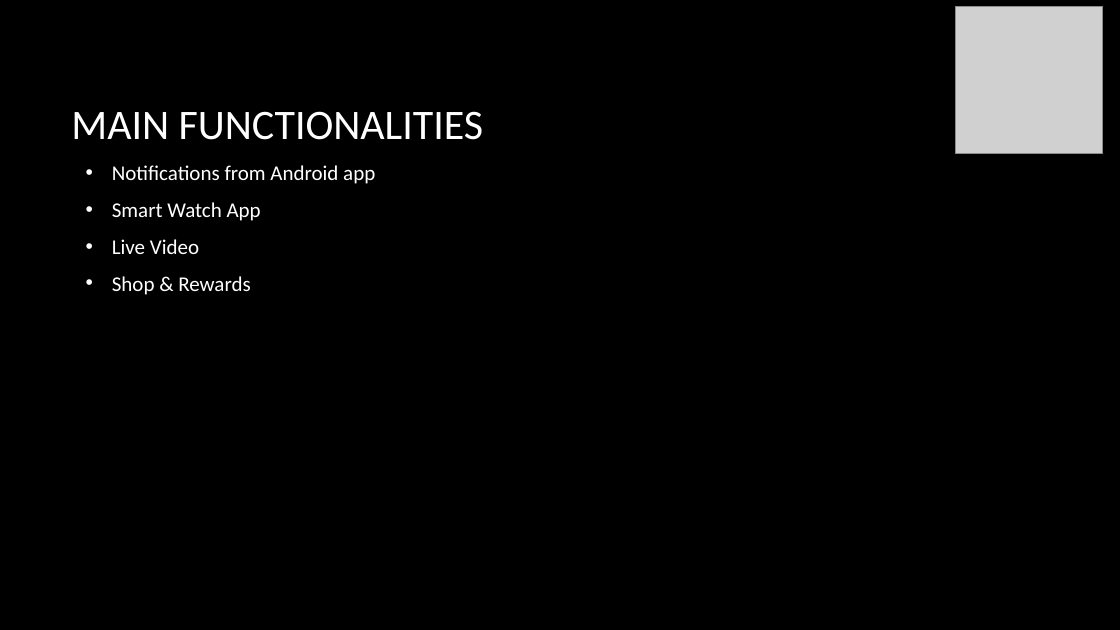
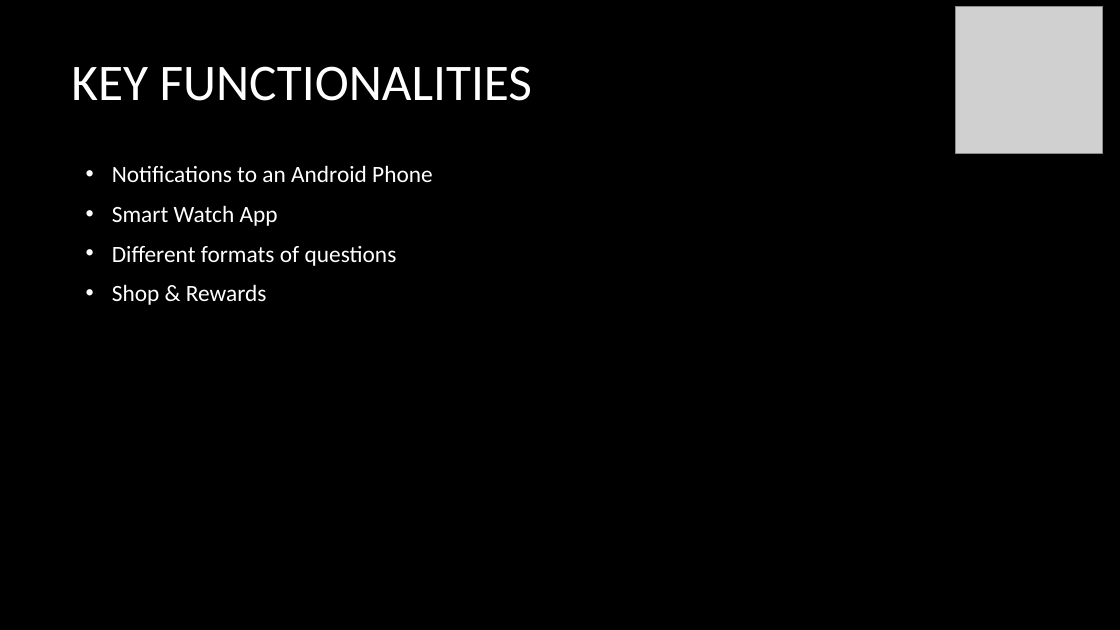
Before and after one commit to foivz/RSC2016-EvilGeniuses, a slide deck: slide 2 of Quisar.pptx. Drawn at 1120x630 pixels with LibreOffice and Linux fonts; fonts in the diff are those of the drawing; grey boxes stand for pictures; background and template pictures are left out. Boxes give left, top, right and bottom in pixels: in the first picture for what was removed or moved away, otherwise in the second. Text is boxed around its words. In the diff, an @@ line names an element or a change of style, - is before the commit and + after.

Commit message:
update

```diff
--- a/Quisar.pptx
+++ b/Quisar.pptx
@@ title at [71, 66, 532, 101]: text changed; size 36 to 44 pt @@
-MAIN FUNCTIONALITIES
+KEY FUNCTIONALITIES
@@ text at [112, 165, 433, 182]: text changed; size 18 to 20 pt @@
-• Notifications from Android app
+• Notifications to an Android Phone
@@ text at [112, 205, 278, 305]: size 18 to 20 pt in "Smart Watch App", "Shop & Rewards" @@
@@ text at [112, 246, 397, 266]: text changed; size 18 to 20 pt @@
-• Live Video
+• Different formats of questions
```
Also in this commit, not shown: 1 slide added.
